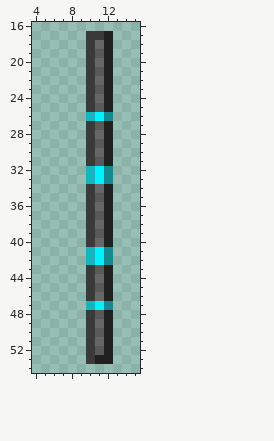
A pixel-art sprite gets an edit: items/active/weapons/melee/quarterstaff/densiniumquarterstaff.png. The first picture shows the starting point.
The file is 24x64 pixels. Shown: x 4..15, y 16..54.
New version:
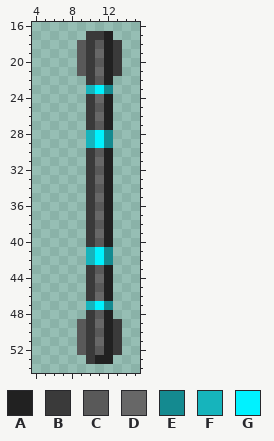
Palette (. is transparent): A #212121  B #3a3a3a  C #595959  D #676767  E #148a90  F #16b4bc  G #00f2ff
Edits made:
y 18: x 9 . -> C; x 11 D -> C; x 13 . -> B
y 19: x 9 . -> C; x 11 C -> D; x 13 . -> B
y 20: x 9 . -> C; x 11 D -> C; x 13 . -> B
y 21: x 9 . -> C; x 11 C -> D; x 13 . -> B
y 22: x 11 D -> C
y 23: x 10..12 BCA -> FGE
y 26: x 10..12 FGE -> BDA
y 28: x 10..12 BDA -> FGE
y 29: x 10..12 BCA -> FGE
y 30: x 11 D -> C
y 31: x 11 C -> D
y 32: x 10..12 FGE -> BCA
y 33: x 10..12 FGE -> BDA
y 34: x 11 D -> C
y 35: x 11 C -> D
y 36: x 11 D -> C
y 37: x 11 C -> D
y 38: x 11 D -> C
y 39: x 11 C -> D
y 40: x 11 D -> C
y 49..52: x 9 . -> C; x 13 . -> B
Pixel boxes of the changes (left, top, right, bottom) in both pictures:
changed: (77, 40, 122, 247)
added: (77, 319, 86, 355)
added: (113, 319, 122, 355)
